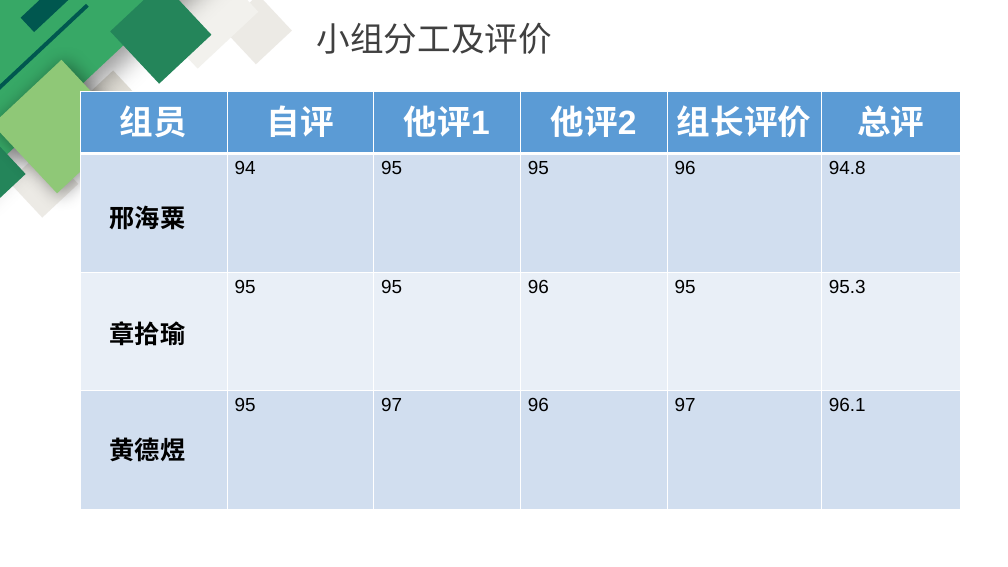
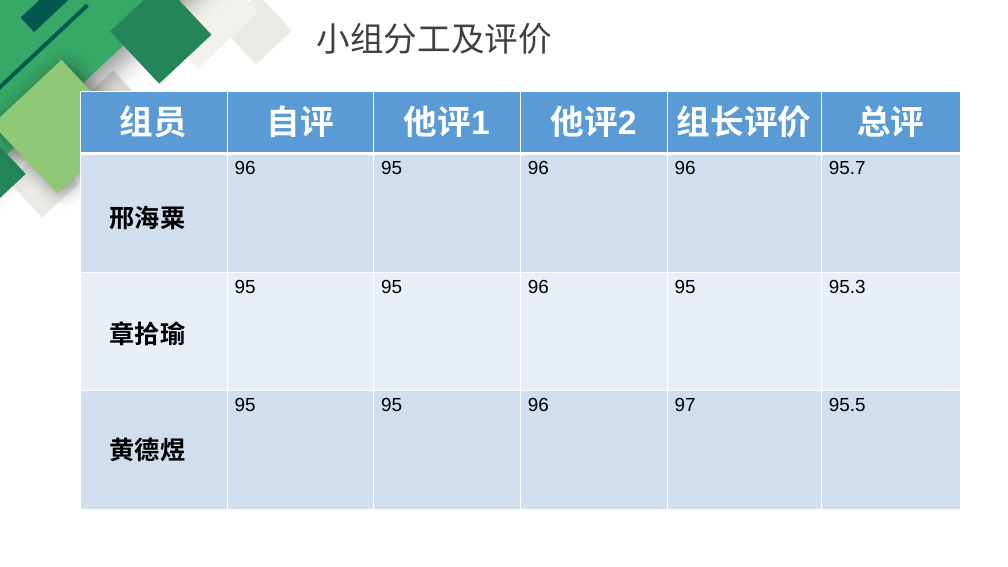
Before and after one commit to ZUCC-SE2020-2021-1-G06/Fishes_Music, a slide deck: slide 37 of 总体设计/SE2020-G06-总体设计v0.0.1.pptx. Drawn at 1008x567 pixels with LibreOffice and Linux fonts; fonts in the diff are those of the drawing. Boxes give left, top, right and bottom in pixels: in the first picture for what was removed or moved away, otherwise in the second. Text is boxed around its words. In the diff, an @@ line names an element or a change of style, - is before the commit and + after.

```diff
--- a/总体设计/SE2020-G06-总体设计v0.0.1.pptx
+++ b/总体设计/SE2020-G06-总体设计v0.0.1.pptx
@@ table at [80, 91, 960, 510] @@
-row 2:  | 94 | 95 | 95 | 96 | 94.8
+row 2:  | 96 | 95 | 96 | 96 | 95.7
-row 4, column 3: 97
+row 4, column 3: 95
-row 4, column 6: 96.1
+row 4, column 6: 95.5
```
Also in this commit, not shown: 2 other files.
